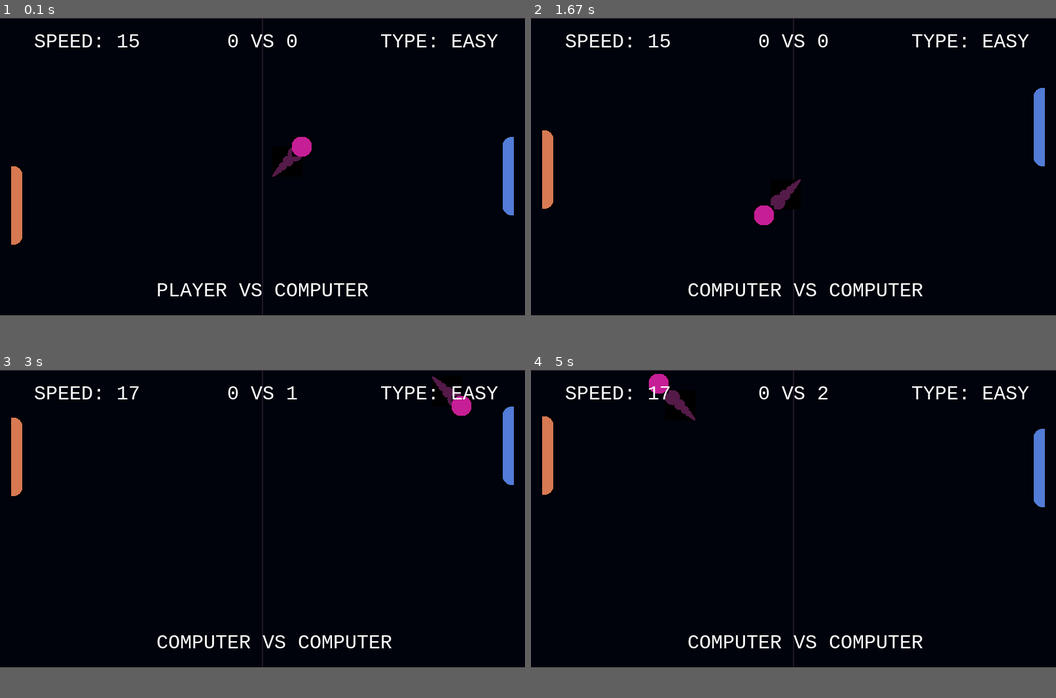
Above: before the commit, frames 1-4 (two rows, left to right).
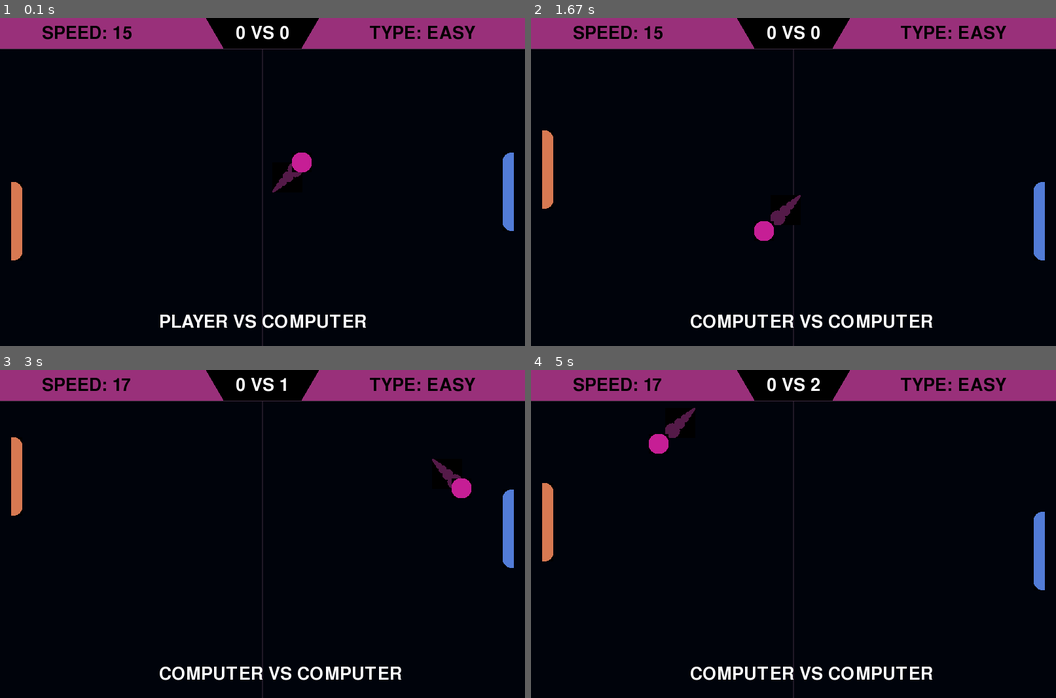
Above: after the commit, the same moments.

Repository: AlexTheGreat600/pong-pygame
Game: pygame game, started from main.py
The game is run twice, just before and just after one commit, with the same random seed, the same clock (stepped at 60 frames per second) and the same inputs.
Inputs (mouse positions are in pixels of both pictures, inside the frame that each line leads up to):
- Up to frame 1 (0.1 s): no input
- Up to frame 2 (1.67 s): hold Up 0.33-0.8 s; move the mouse to (772, 195) at 0.37 s; tap C at 0.83 s; hold Down 1.17-1.47 s; move the mouse to (688, 63) at 1.2 s; tap - at 1.32 s; hold Up from 1.5 s (still down); move the mouse to (625, 119) at 1.53 s; tap Page Up at 1.65 s
- Up to frame 3 (3 s): release Up at 1.87 s; hold Down 1.9-2.27 s; move the mouse to (430, 422) at 1.93 s; tap Page Down at 2.05 s; tap = at 2.3 s; tap E at 2.63 s; hold Up from 2.97 s (still down)
- Up to frame 4 (5 s): move the mouse to (725, 481) at 3 s; tap Page Down at 3.12, 4.18 s; release Up at 3.27 s; hold Down 3.3-3.6 s; move the mouse to (667, 448) at 3.33 s; tap - at 3.45, 4.58 s; hold Up 3.63-4 s; move the mouse to (636, 419) at 3.67 s; tap Page Up at 3.78, 4.92 s; hold Down 4.03-4.4 s; move the mouse to (814, 622) at 4.07 s; hold Up 4.43-4.73 s; move the mouse to (646, 497) at 4.47 s; hold Down from 4.77 s (still down); move the mouse to (830, 429) at 4.8 s
In our replay, the window is 802x455 before the commit and 802x502 after it. These sizes can differ from the game's own. Grey fills any space a smaller window leaves; there, only what the larger window draws over its background counts as a difference.

The runs differ from the first frame. In frame 1, 10% of the frame differs, in the area x 0-100%, y 0-100%; in frame 2, 11%; in frame 3, 11%; in frame 4, 12%.

Commit message:
changes: added score bar, added and updated font

Diff:
--- a/assets/fonts/Font download link.txt
+++ /dev/null
@@ -1 +0,0 @@
-Teko Semi-bold: https://fonts.google.com/specimen/Teko
--- a/main.py
+++ b/main.py
@@ -42,7 +42,7 @@
     global ball_position
 
     game_type = 'EASY'
-    width, height = 802, 455
+    width, height = 802, 502
     game_mode = "PLAYER VS COMPUTER"
     player_score, computer_score = 0, 0
     screen = pygame.display.set_mode((width, height))
@@ -61,18 +61,24 @@
     global player_image
     global computer_image
     global top_left_image
+    global score_bar_image
     global top_right_image
     global bottom_left_image
     global bottom_right_image
+    global score_bar_left_image
+    global score_bar_right_image
 
     bg_image = pygame.image.load('assets/arts/Board.png').convert()
     ball_image = pygame.image.load('assets/arts/Ball.png').convert()
     player_image = pygame.image.load('assets/arts/Player.png').convert()
+    top_left_image = pygame.image.load('assets/arts/TopLeft.png').convert()
     computer_image = pygame.image.load('assets/arts/Computer.png').convert()
-    top_left_image = pygame.image.load('assets/arts/TopLeft.png').convert()
     top_right_image = pygame.image.load('assets/arts/TopRight.png').convert()
+    score_bar_left_image = pygame.image.load('assets/arts/ScoreBar.png').convert()
     bottom_left_image = pygame.image.load('assets/arts/BottomLeft.png').convert()
     bottom_right_image = pygame.image.load('assets/arts/BottomRight.png').convert()
+
+    score_bar_right_image = pygame.transform.flip(score_bar_left_image, True, False)
 
 game_images()
 
@@ -105,11 +111,13 @@
     global motion_rect
     global player_rect
     global computer_rect
+    global score_bar_right_rect
 
     ball_rect = ball_image.get_rect()
     motion_rect = motion_image.get_rect()
     player_rect = player_image.get_rect()
     computer_rect = computer_image.get_rect()
+    score_bar_right_rect = score_bar_right_image.get_rect()
 
 game_rects()
 
@@ -119,8 +127,10 @@
 
     global ball_y
     global ball_x
+
     ball_x,ball_y = screen_rect.center
     player_rect.y = screen_rect.centery
+    score_bar_right_rect.right = screen_rect.right
     player_rect.x = screen_rect.left + player_rect.w
     ball_rect.x, ball_rect.y = ball_x, ball_y,
     computer_rect.x, computer_rect.y = screen_rect.right - computer_rect.w * 2, screen_rect.centery
@@ -132,7 +142,7 @@
 def game_fonts():
 
     global font
-    font = pygame.font.SysFont('Monospace', 30)
+    font = pygame.font.SysFont('assets/fonts/Teko-VariableFont_wght.ttf', 40)
 
 game_fonts()
 
@@ -143,10 +153,10 @@
     global game_type_text
     global game_type_text_rect
 
-    game_type_text = font.render(f'TYPE: {game_type}', True, 'White')
+    game_type_text = font.render(f'TYPE: {game_type}', True, 'Black')
     game_type_text_rect = game_type_text.get_rect()
     game_type_text_rect.x = screen_rect.centerx + game_type_text_rect.w
-    game_type_text_rect.y = 20
+    game_type_text_rect.y = 10
 
 game_type_font()
 
@@ -160,7 +170,7 @@
     score_text = font.render(f'{player_score} VS {computer_score}', True, 'White')
     score_text_rect = score_text.get_rect()
     score_text_rect.x = screen_rect.centerx - score_text_rect.w / 2
-    score_text_rect.y = 20
+    score_text_rect.y = 10
 
 game_score_text()
 
@@ -171,7 +181,7 @@
     global game_mode_text
     global game_mode_text_rect
 
-    game_mode_text = font.render(f'{game_mode}', True, 'White')
+    game_mode_text = font.render(game_mode, True, 'White')
     game_mode_text_rect = game_mode_text.get_rect()
     game_mode_text_rect.y = screen_rect.bottom - game_mode_text_rect.h - 20
     game_mode_text_rect.centerx = screen_rect.centerx
@@ -185,9 +195,9 @@
     global speed_text
     global speed_text_rect
 
-    speed_text = font.render(f'SPEED: {speed}', True, 'White')
+    speed_text = font.render(f'SPEED: {speed}', True, 'Black')
     speed_text_rect = speed_text.get_rect()
-    speed_text_rect.y = 20
+    speed_text_rect.y = 10
     speed_text_rect.centerx = screen_rect.centerx / 3
 
 game_speed_text()
@@ -219,7 +229,7 @@
     global player_rect
 
     if direction == 'up':
-        if player_rect.y >= 0:
+        if player_rect.y >= 75:
             player_rect.y -= speed
 
     elif direction == 'down':
@@ -233,7 +243,7 @@
     global computer_rect
 
     if direction == 'up':
-        if computer_rect.y >= 0:
+        if computer_rect.y >= 75:
             computer_rect.y -= speed
 
     elif direction == 'down':
@@ -256,7 +266,7 @@
     elif type == 'min':
         speed = speed_min
 
-    speed_text = font.render(f'SPEED: {speed}', True, 'White')
+    speed_text = font.render(f'SPEED: {speed}', True, 'Black')
 
 # --- TYPE ---
 
@@ -264,7 +274,7 @@
 
     global game_type, game_type_text
     game_type = type
-    game_type_text = font.render(f'TYPE: {game_type}', True, 'White')
+    game_type_text = font.render(f'TYPE: {game_type}', True, 'Black')
 
 # --- MODE ---
 
@@ -290,7 +300,7 @@
             ball_position = "top_right"
             motion_image = top_right_image
 
-    elif ball_rect.y <= 0:
+    elif ball_rect.y <= 75:
 
         if ball_position == "top_left":
             ball_position = "bottom_left"
@@ -347,7 +357,7 @@
     if game_mode == "PLAYER VS COMPUTER" or game_mode == "COMPUTER VS COMPUTER":
 
         if ball_position == "top_right":
-            if computer_rect.y >= 0:
+            if computer_rect.y >= 75:
                 computer_rect.y -= speed
 
         elif ball_position == "bottom_right":
@@ -359,7 +369,7 @@
     if game_mode == "COMPUTER VS COMPUTER":
 
         if ball_position == "top_left":
-            if player_rect.y >= 0:
+            if player_rect.y >= 75:
                 player_rect.y -= speed
 
         elif ball_position == "bottom_left":
@@ -430,6 +440,10 @@
 
 while True:
 
+    # --- FILL ---
+
+    screen.fill("Black")
+
     # --- EVENT ---
 
     for event in pygame.event.get():
@@ -501,7 +515,9 @@
 
     # --- DRAW ---
 
-    screen.blit(bg_image, (0, 0))
+    screen.blit(bg_image, (0, 47))
+    screen.blit(score_bar_left_image, (0, 0))
+    screen.blit(score_bar_right_image, score_bar_right_rect)
     screen.blit(motion_image, motion_rect)
     screen.blit(ball_image, ball_rect)
     screen.blit(player_image, player_rect)
Binary file added: assets/fonts/Teko-VariableFont_wght.ttf
Binary file added: assets/fonts/static/Teko-Bold.ttf
Binary file added: assets/fonts/static/Teko-Light.ttf
Binary file added: assets/fonts/static/Teko-Medium.ttf
Binary file added: assets/fonts/static/Teko-Regular.ttf
Binary file added: assets/fonts/static/Teko-SemiBold.ttf
